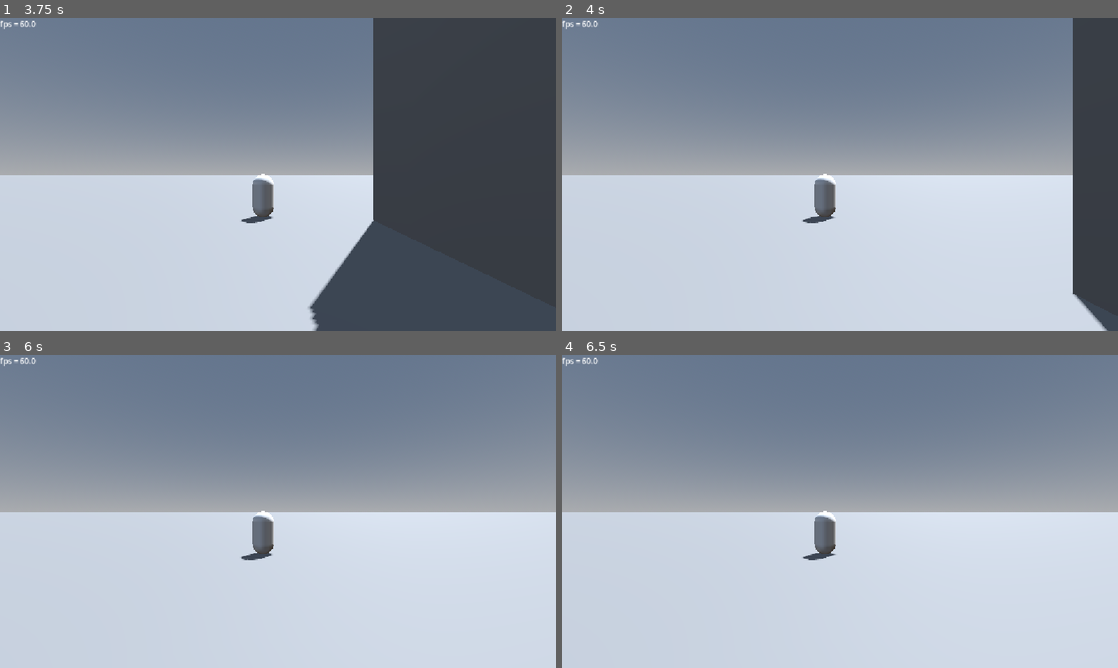
Above: before the commit, frames 1-4 (two rows, left to right).
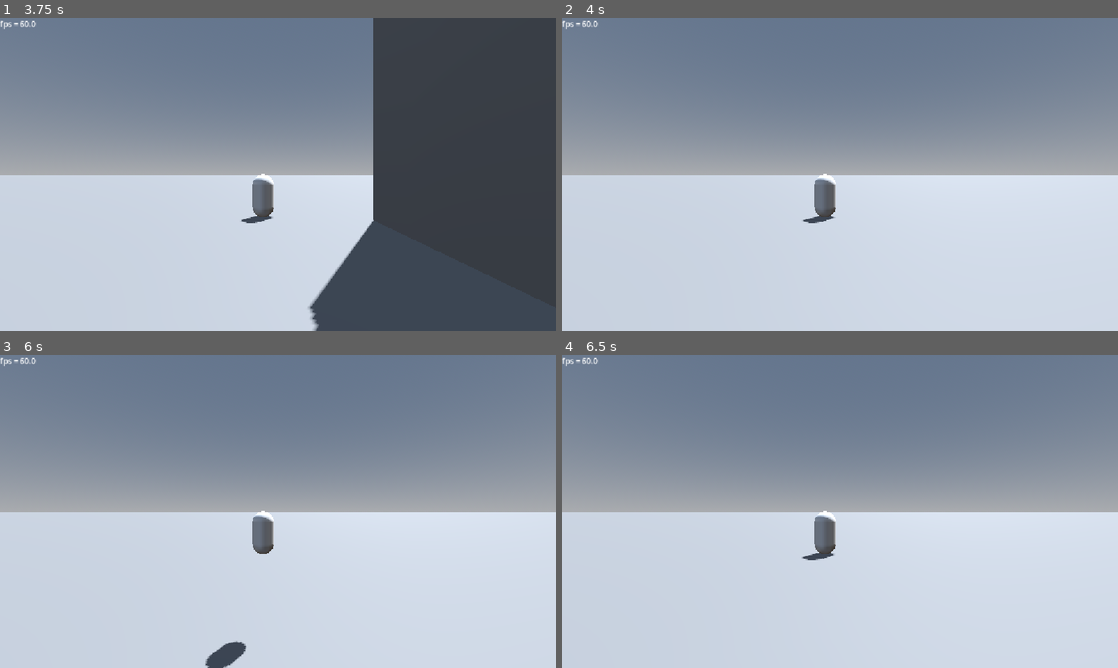
Above: after the commit, the same moments.

Repository: mrgarso/azure-latch
Game: Godot game, scene res://scenes/main_menu.tscn
Two runs of this game, one before a commit and one after it. Both use one fixed random seed, a clock stepped at 60 frames per second and the inputs below. The engine's default icon, where the game draws it, is replaced by a stand-in: a white triangle on a blue panel in a dark square.
Inputs (mouse positions are in pixels of both pictures, inside the frame that each line leads up to):
- Up to frame 1 (3.75 s): click (189, 133) at 0.52 s; type "12" at 0.6 s; click (366, 133) at 0.75 s; type "12" at 0.83 s; click "PLAY" at 1.25 s; tap Enter at 2 s; move the mouse to (400, 158) at 2.02 s; tap 1 (1) at 2.1 s; tap A (a) at 2.3, 2.85 s; move the mouse to (166, 190) at 2.77 s; tap D (d) at 3.05, 3.6 s; move the mouse to (333, 105) at 3.52 s
- Up to frame 2 (4 s): tap E (e) at 3.8 s
- Up to frame 3 (6 s): move the mouse to (250, 574) at 4.27 s; tap E (e) at 4.35 s; tap S (s) at 4.55, 5.1 s; tap Space (space) at 5, 5.85 s; move the mouse to (444, 558) at 5.02 s; hold Space (space) 5.03-5.78 s; tap Enter at 5.75 s; move the mouse to (111, 464) at 5.77 s
- Up to frame 4 (6.5 s): tap W (w) at 6.05 s

Frame 1 is identical in both runs. In frame 2, 7.8% of the frame differs, in the area x 43-100%, y 0-100%; in frame 3, 0.5%; in frame 4, less than 0.1%.

Commit message:
acomodamiento de velocity pt 3

Diff:
--- a/scripts/impulse.gd
+++ b/scripts/impulse.gd
@@ -3,3 +3,4 @@
 
 var vec := Vector3.ZERO
 var cleared := false
+var override := true
--- a/scripts/player.gd
+++ b/scripts/player.gd
@@ -47,13 +47,16 @@
 	up = transform.basis.y
 
 	var impulse_sum := Vector3.ZERO
-	for imp in impulses:
+	var overried_impulse_sum := Vector3.ZERO
+	for imp in impulses.filter(func(i): return !i.override):
 		impulse_sum += imp.vec
+	for imp in impulses.filter(func(i): return i.override):
+		overried_impulse_sum += imp.vec
 
 	if using_move:
 		direction = Vector2(impulse_sum.x, impulse_sum.z)
 	elif can_move:
-		direction = Input.get_vector("a", "d", "w", "s")
+		direction = Input.get_vector("a", "d", "w", "s") + (Vector2(overried_impulse_sum.x, overried_impulse_sum.z))
 		if is_on_floor() and Input.is_action_pressed("space"):
 			velocity.y = jump_speed
 
--- a/scripts/skills/Isagi_moves/nagi_control.gd
+++ b/scripts/skills/Isagi_moves/nagi_control.gd
@@ -2,7 +2,7 @@
 class_name move
 
 func use(target:Player=null, speed:=1.0, godmode:=false, vulnerable:=false):
-	if target.can_move:
+	if target.can_move or !target.can_move:
 		target.using_move = true
 
 		if target.is_on_floor():
@@ -23,7 +23,7 @@
 			return
 
 		SB.afterimage(target, 5, 0.15, 0.3, Color(0,0.3,0.7,0.4))
-		SB.velocity(target, true, Vector3(0, 2.4, -1.2), 0.6, .97, 0.0)
+		SB.velocity(target, true, Vector3(0, 20.4, -1.2), 0.6, .97, 0.0)
 		await SB.hitbox(target, Vector3.ONE * 5, Vector3.ZERO, 0.6, SB.HitboxTargets.BALL)
 		if target.ball:
 			SB.fov_change(target, 70, 50, 0.05)
--- a/scripts/skills/movement.gd
+++ b/scripts/skills/movement.gd
@@ -7,6 +7,8 @@
 		if Input.is_action_just_pressed("e"):
 			var dir := Input.get_axis("a","d")
 			if dir == 0:
-				SB.velocity(get_parent(), true, Vector3(0,0,-50), 0.9, 0.95, 40.0, true)
+				player.using_move = true
+				await SB.velocity(get_parent(), true, Vector3(0,0,-5), 0.9, 0.95, 40.0)
+				player.using_move = false
 				return
-			SB.velocity(get_parent(), true, Vector3(dir * 80,0,0), 0.1, 0.8, 40.0, true)
+			SB.velocity(get_parent(), true, Vector3(dir * 5,0,0), 0.1, 0.8, 40.0, true)
--- a/scripts/skills/skill_builder.gd
+++ b/scripts/skills/skill_builder.gd
@@ -1,30 +1,25 @@
 extends Node
-class_name skill_buielder
+class_name SkillBuilder
 
-func velocity(target: Player,fade_out := false, direction := Vector3.ZERO, duration := 1.0, decay := 0.99, custom_gravity :float= target.gravity, override := false) -> void:
+func velocity(target: Player,fade_out := false, direction := Vector3.ZERO, \
+duration := 1.0, decay := 0.99, custom_gravity :float= target.gravity, override := false) -> void:
 	var imp := Impulse.new()
 	if custom_gravity != target.gravity:
 		target.current_gravity = custom_gravity
-	#if direction.y != 0:
-		#target.velocity.y = 0.0
-	var target_velocity := Vector3(target.velocity.x, target.velocity.y, target.velocity.z) / target.accel
-	imp.vec = (direction + target_velocity)
+	if direction.y != 0:
+		target.velocity.y = 0.0
+	imp.vec = direction
+	imp.override = override
 	target.impulses.append(imp)
 	if fade_out:
 		for i in (Engine.physics_ticks_per_second * duration):
 			imp.vec *= decay
 			imp.vec.y -= custom_gravity * (Engine.time_scale/Engine.physics_ticks_per_second) * 4
-			if override:
-				target.velocity = imp.vec.x * target.sides + imp.vec.z * target.forw + ((max(imp.vec.y, target.velocity.y) \
-				- (custom_gravity * (Engine.time_scale/Engine.physics_ticks_per_second) * 4)) * target.up)
 			if imp.cleared:
 				break
 			await get_tree().create_timer(Engine.time_scale / Engine.physics_ticks_per_second).timeout
 	else:
 		for i in (Engine.physics_ticks_per_second * duration):
-			if override:
-				target.velocity = imp.vec.x * target.sides + imp.vec.z * target.forw + ((imp.vec.y - \
-				(custom_gravity * (Engine.time_scale/Engine.physics_ticks_per_second) * 4)) * target.up)
 			if imp.cleared:
 				break
 			await get_tree().create_timer(Engine.time_scale / Engine.physics_ticks_per_second).timeout
